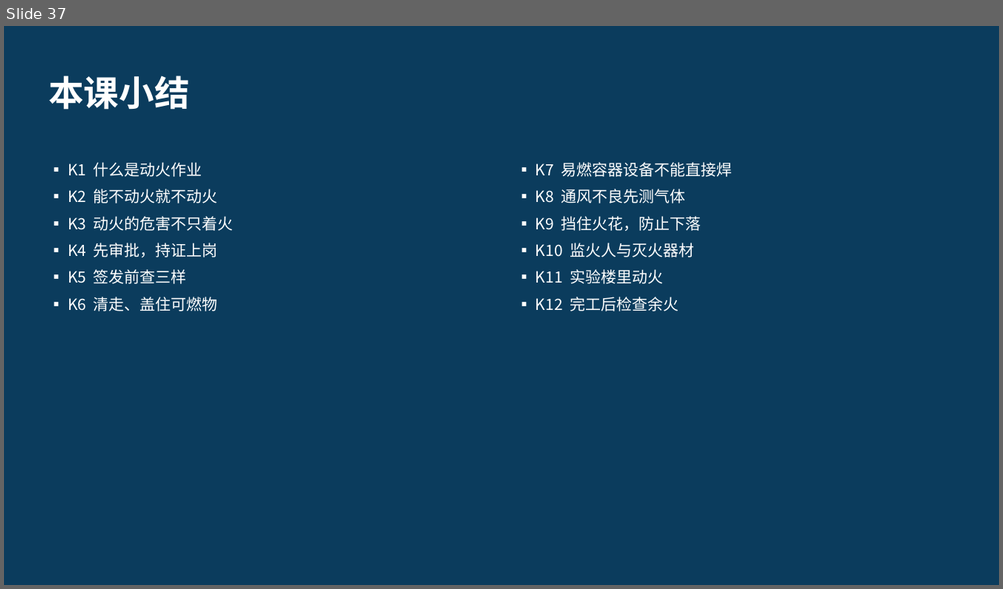
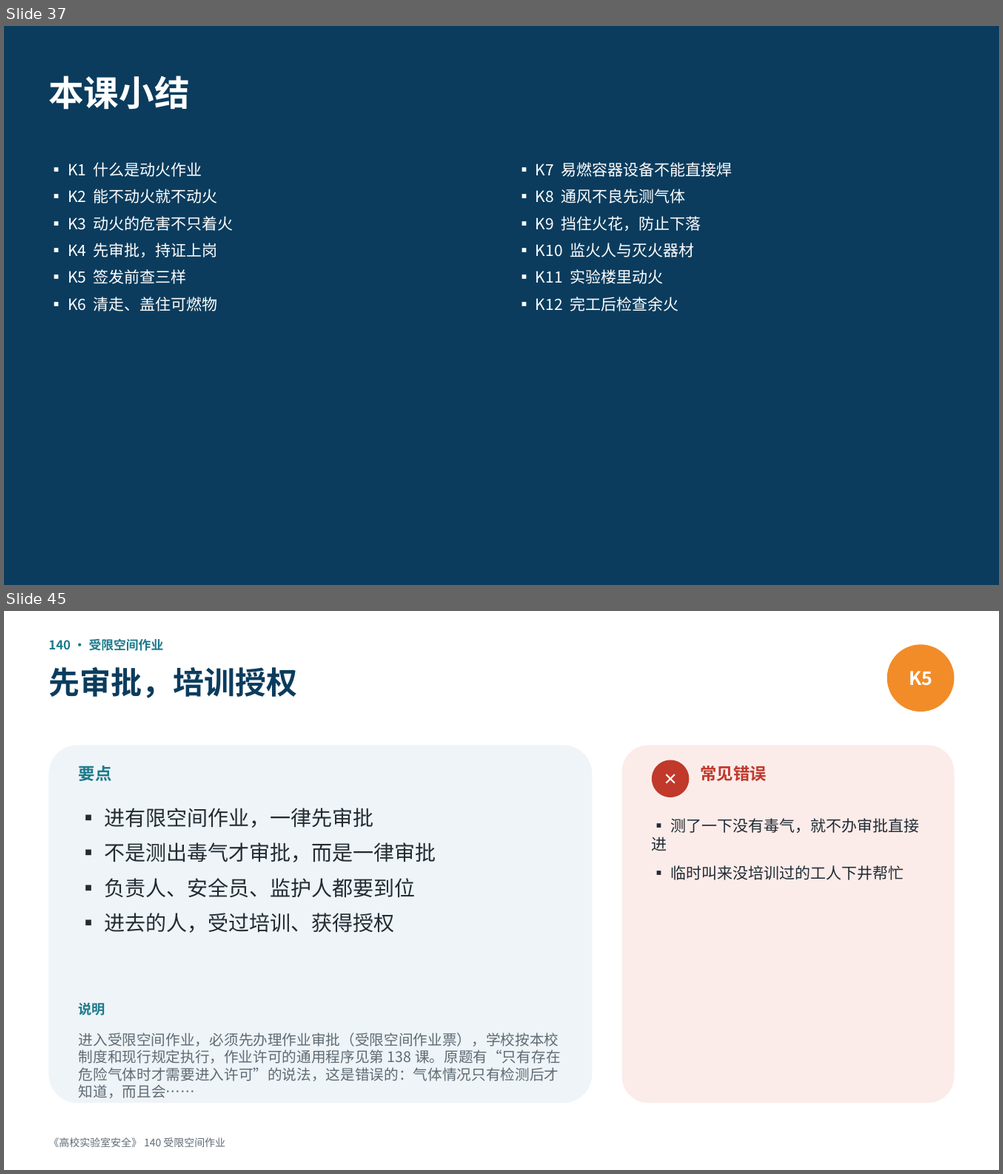
Before and after one commit to hanrongwx-max/videoyoutubo, a slide deck: course/高校实验室安全/课件/第12章_特种作业与工程施工安全.pptx. Shown one above the other, each under a label of ours: slide 37 before the commit, slides 37 and 45 after it; the slides between them are not shown. The pictures are 1003x589 and 1003x1174 pixels, drawn with LibreOffice and Linux fonts; fonts in the diff are those of the drawing. Boxes give left, top, right and bottom in pixels: in the first picture for what was removed or moved away, otherwise in the second. Text is boxed around its words. In the diff, an @@ line names an element or a change of style, - is before the commit and + after.

```diff
--- a/course/高校实验室安全/课件/第12章_特种作业与工程施工安全.pptx
+++ b/course/高校实验室安全/课件/第12章_特种作业与工程施工安全.pptx
@@ slide 45 added at box(4, 611, 999, 1170), background #FFFFFF @@
@@ text added at box(48, 638, 164, 651), 12 pt, text #1D7A8C, bold @@
+140 · 受限空间作业
@@ ellipse added at box(887, 644, 954, 712), fill #F28C28, 18 pt, text #FFFFFF, bold @@
+K5
@@ text added at box(48, 667, 297, 698), 30 pt, text #0B3C5D, bold @@
+先审批，培训授权
@@ rounded rectangle added at box(48, 745, 592, 1103), fill #EEF4F7 @@
@@ text added at box(79, 766, 112, 781), 16 pt, text #1D7A8C, bold @@
+要点
@@ rounded rectangle added at box(622, 745, 954, 1103), fill #FBECEA @@
@@ ellipse added at box(652, 760, 689, 797), fill #C0392B, 16 pt, text #FFFFFF, bold @@
+✕
@@ text added at box(700, 766, 765, 781), 16 pt, text #C0392B, bold @@
+常见错误
@@ text added at box(104, 808, 436, 933), 20 pt, text #222B33 @@
+▪ 进有限空间作业，一律先审批
+▪ 不是测出毒气才审批，而是一律审批
+▪ 负责人、安全员、监护人都要到位
+▪ 进去的人，受过培训、获得授权
@@ text added at box(652, 818, 919, 880), 15 pt, text #222B33 @@
+▪ 测了一下没有毒气，就不办审批直接进
+▪ 临时叫来没培训过的工人下井帮忙
@@ text added at box(79, 1003, 105, 1016), 13 pt, text #1D7A8C, bold @@
+说明
@@ text added at box(79, 1033, 560, 1082), 14 pt, text #5F6B75 @@
+进入受限空间作业，必须先办理作业审批（受限空间作业票），学校按本校制度和现行规定执行，作业许可的通用程序见第 138 课。原题有“只有存在危险气体时才需要进入许可”的说法，这是错误的：气体情况只有检测后才知道，而且会……
@@ text added at box(48, 1138, 225, 1147), 10 pt, text #5F6B75 @@
+《高校实验室安全》 140 受限空间作业
```
Also in this commit, not shown: 21 other slides added, 2 other files.
